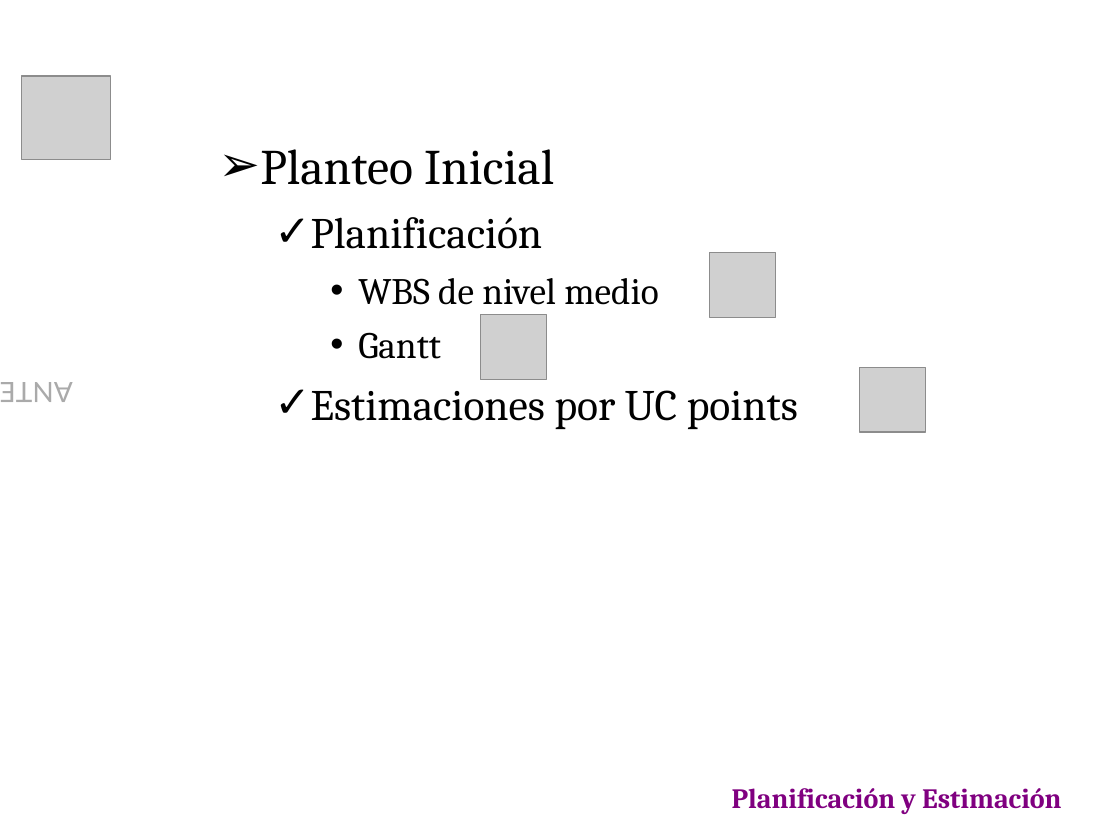
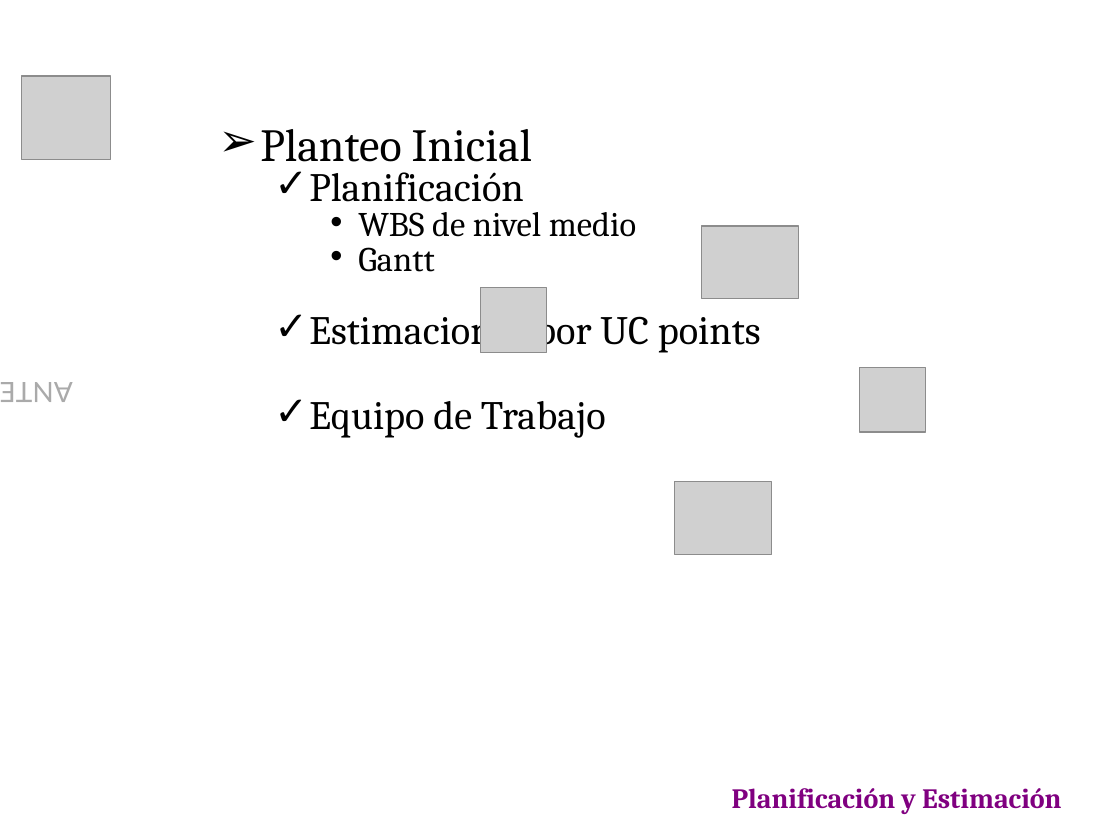
Before and after one commit to emmanuelfls371/softmart7547, a slide deck: slide 3 of docs/CarpetaEntrega/PresFinal.ppt. Drawn at 1120x840 pixels with LibreOffice and Linux fonts; fonts in the diff are those of the drawing; grey boxes stand for pictures; background and template pictures are left out. Boxes give left, top, right and bottom in pixels: in the first picture for what was removed or moved away, otherwise in the second. Text is boxed around its words. In the diff, an @@ line names an element or a change of style, - is before the commit and + after.

Commit message:
arreglo en planificacion

```diff
--- a/docs/CarpetaEntrega/PresFinal.ppt
+++ b/docs/CarpetaEntrega/PresFinal.ppt
@@ text at [260,129,761,353]: size 32 to 29.6 pt in "Planteo Inicial"; size 28 to 25.9 pt in "Planificación", "Estimaciones por UC points"; size 24 to 22.2 pt in "WBS de nivel medio", "Gantt"; line spacing 1 to 0.6 @@
@@ picture: place and size @@
-picture at [710,252,776,317]
+picture at [701,226,799,299]
@@ picture: place and size @@
-picture at [480,315,547,380]
+picture at [480,288,547,353]
@@ text at [309,401,606,438]: paragraph added @@
+  ✓ Equipo de Trabajo
@@ picture added at [674,482,772,554] @@
```
